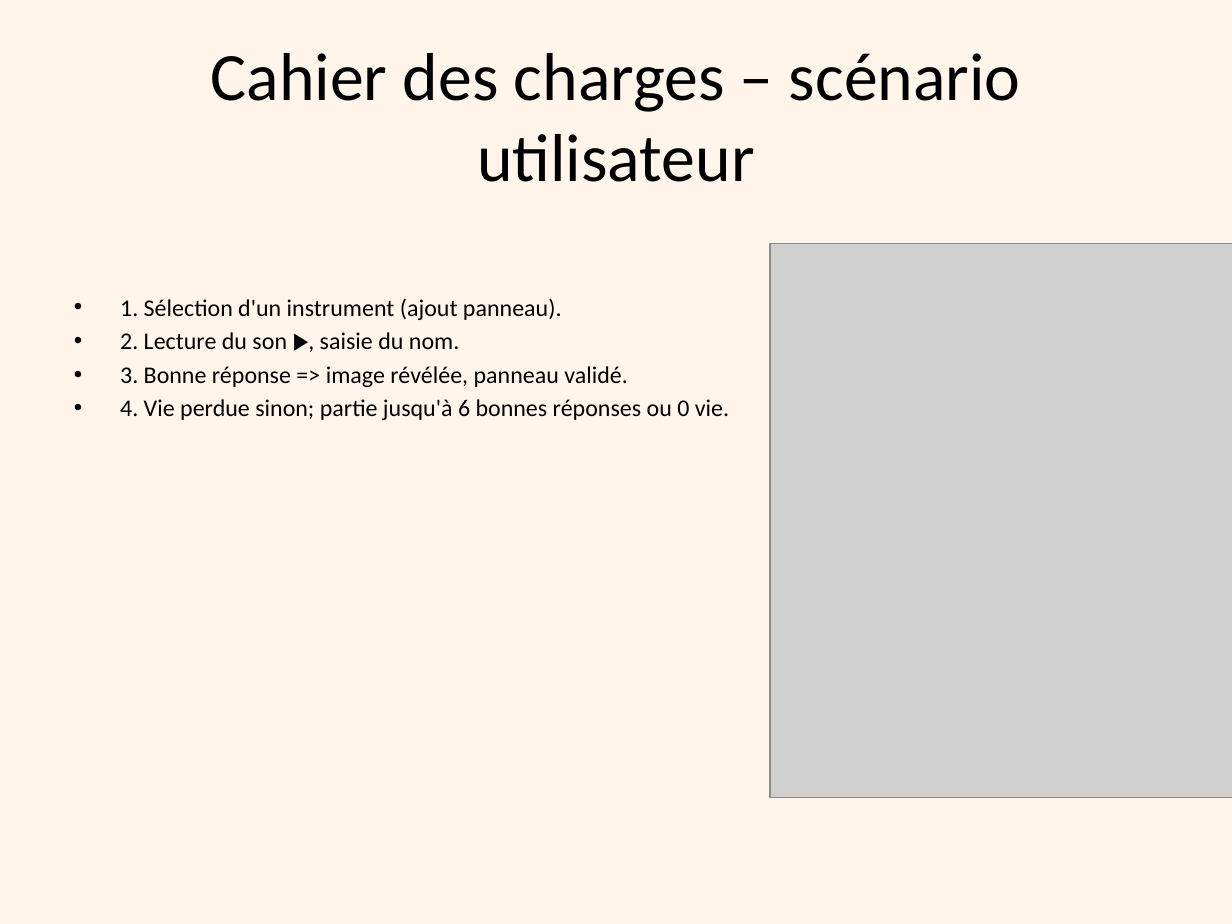
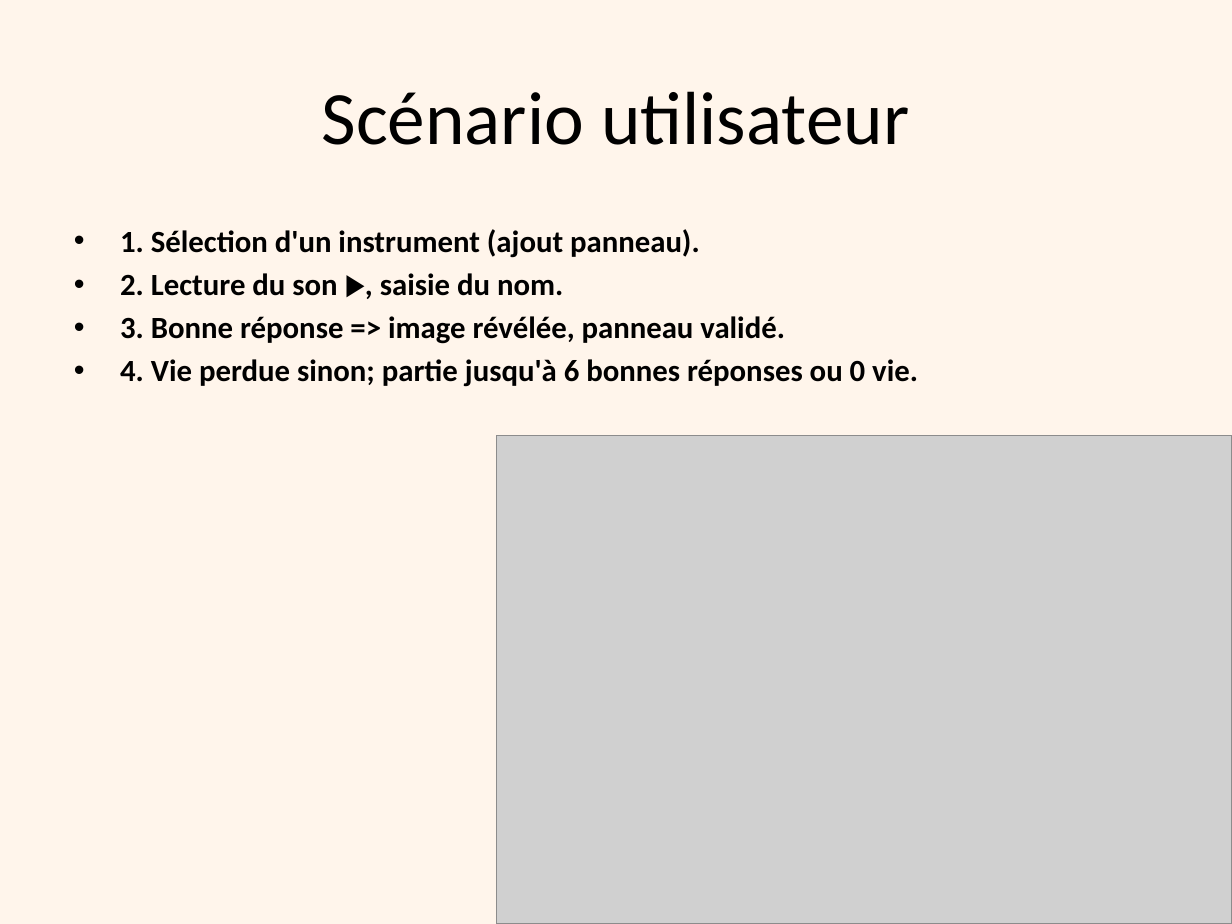
Before and after one commit to Bobyte5923/SoundOfWorld, a slide deck: slide 8 of SoundOfWorld.pptx. Drawn at 1232x924 pixels with LibreOffice and Linux fonts; fonts in the diff are those of the drawing; grey boxes stand for pictures. Boxes give left, top, right and bottom in pixels: in the first picture for what was removed or moved away, otherwise in the second. Text is boxed around its words. In the diff, an @@ line names an element or a change of style, - is before the commit and + after.

```diff
--- a/SoundOfWorld.pptx
+++ b/SoundOfWorld.pptx
@@ title at (322,91,909,145): text changed; size 39.6 to 44 pt @@
-Cahier des charges – scénario utilisateur
+Scénario utilisateur
@@ text "1. Sélection d'un instrument (ajout ..." at (120,229,918,387): size 14 to 18 pt, bold on @@
@@ picture: place and size @@
-picture at (770,243,1232,797)
+picture at (496,436,1232,924)
```
Also in this commit, not shown: 11 other slides changed, 3 slides added, 5 slides removed, 1 other file.
